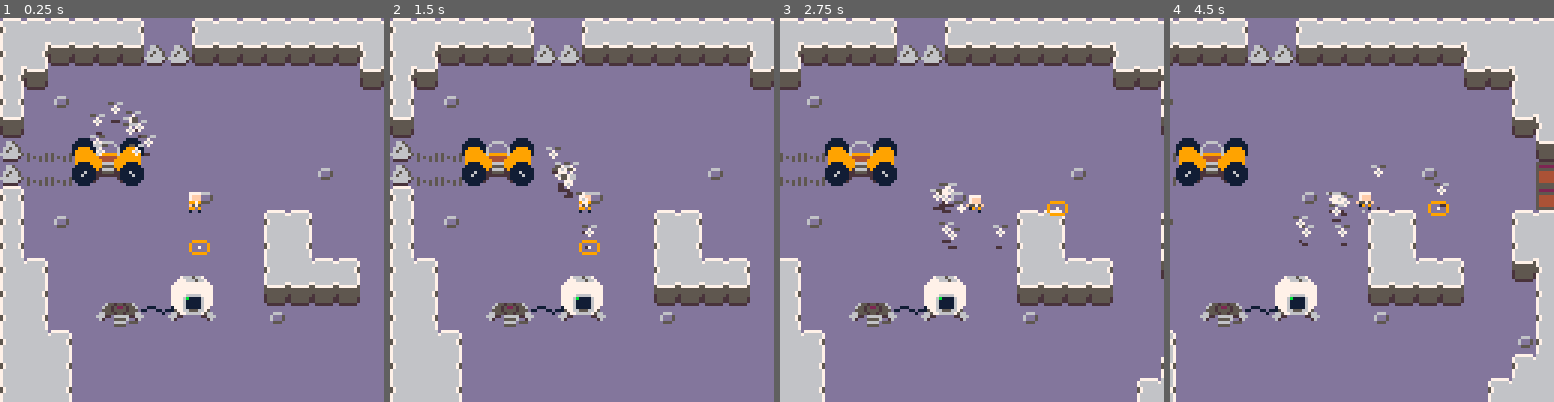
Above: before the commit, frames 1-4 (left to right).
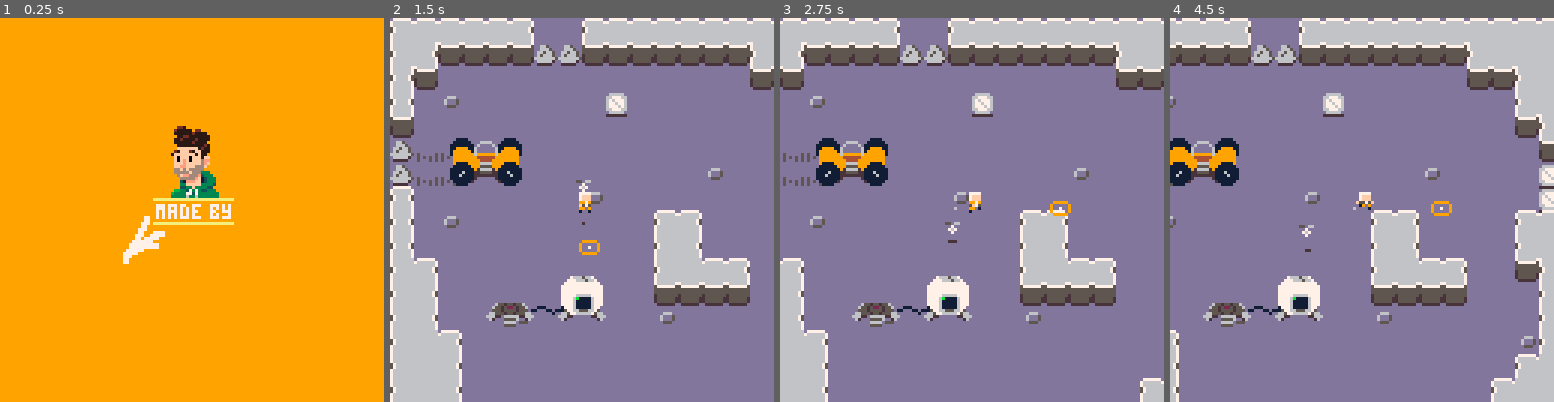
Above: after the commit, the same moments.

Repository: kevinthompson/moonbreak-p8
Game: PICO-8 cartridge moonbreak.p8
Two runs of this game, one before a commit and one after it. Both use one fixed random seed, a clock stepped at 60 frames per second and the inputs below.
Inputs:
- Up to frame 1 (0.25 s): no input
- Up to frame 2 (1.5 s): tap X (X key) at 0.33, 1.07 s; tap O (Z key) at 0.7 s
- Up to frame 3 (2.75 s): hold Right 1.6-2.1 s; tap O (Z key) at 1.7, 2.1, 2.5 s; tap X (X key) at 1.85 s; hold Up 2.15-2.42 s; hold Right from 2.47 s (still down)
- Up to frame 4 (4.5 s): tap O (Z key) every 0.4 s from 2.9 to 4.1 s; tap X (X key) at 2.97, 4.08 s; release Right at 3.03 s; hold Left 3.08-3.58 s; hold Down 3.63-3.97 s; hold Right from 4.02 s (still down)

The runs differ from the first frame. In frame 1, 99% of the frame differs, in the area x 0-100%, y 0-100%; in frame 2, 2.8%; in frame 3, 8.5%; in frame 4, 9.1%.

Commit message:
feat: add destructible obstacles

Diff:
--- a/moonbreak.p8
+++ b/moonbreak.p8
@@ -23,14 +23,15 @@
 #include scripts/entities/entity.lua
 #include scripts/entities/player.lua
 #include scripts/entities/bot.lua
-#include scripts/entities/objective.lua
-#include scripts/entities/energy.lua
+#include scripts/entities/supply.lua
 #include scripts/entities/terminal.lua
 #include scripts/entities/particle.lua
 #include scripts/entities/rover.lua
 #include scripts/entities/pod.lua
 #include scripts/entities/cursor.lua
 #include scripts/entities/machine.lua
+#include scripts/entities/obstacle.lua
+#include scripts/entities/enemy.lua
 
 -- main
 #include scripts/main.lua
@@ -164,16 +165,16 @@
 
 
 __gff__
-0000000000000000808080000000000000000000000000000101010000000000000000000000000000000000000000000000000000000000000000000000000000000001000000000000000001010101000000000000000000000000010101010000000000000000000000000001000000000000000000000000000000000000
+0000000000000000808000000000000000000000000000000101000000000000000000000000000000000000000000000000000000000000000000000000000000000001000000000000000001010101000000000000000000000000010101010000000000000000000000000001000000000000000000000000000000000000
 0000000000000000000000000000000000000000000000000000000000000000000000000000000000000000000000000000000000000000000000000000000000000000000000000000000000000000000000000000000000000000000000000000000000000000000000000000000000000000000000000000000000000000
 __map__
 5d5d5d5d5d5d00005d5d5d5d5d5d5d5d5d5d5d5d5d5d5d5d5d5d5d5d5d5d5d5d5d5d5d5d5d5d5d5d5d5d5d5d5d5d5d5d4242424242424242424242424242424242424242424242424242424242424242424242424242424242424242424242424242424242424242424242424242424242424242424242424242424242424242
 5d5d5d5d5d5d43435d5d5d5d5d5d5d5d5d5d5d5d5d5d5d5d5d5d5d5d5d5d5d5d5d5d5d5d5d5d5d5d5d5d5d5d5d5d5d5d4242424242424242424242424242424242424242424242424242424242424242424242424242424242424242424242424242424242424242424242424242424242424242424242424242424242424242
 5d5d000000000000000000000000005d5d5d5d5d5d5d5d5d5d5d5d5d5d5d5d5d5d5d5d5d5d5d5d5d5d5d5d5d5d5d5d5d4242424242424242424242424242424242424242424242424242424242424242424242424242424242424242424242424242424242424242424242424242424242424242424242424242424242424242
-5d004000000000000000000000000000005d5d5d5d5d5d5d5d5d5d5d5d5d5d5d5d5d5d5d5d5d5d5d5d5d5d5d5d5d5d5d4242424242424242424242424242424242424242424242424242424242424242424242424242424242424242424242424242424242424242424242424242424242424242424242424242424242424242
+5d004000000000000013000000000000005d5d5d5d5d5d5d5d5d5d5d5d5d5d5d5d5d5d5d5d5d5d5d5d5d5d5d5d5d5d5d4242424242424242424242424242424242424242424242424242424242424242424242424242424242424242424242424242424242424242424242424242424242424242424242424242424242424242
 5d000000000000000000000000000000005d5d5d5d5d5d5d5d5d5d5d5d5d5d5d5d5d5d5d5d5d5d5d5d5d5d5d5d5d5d5d4242424242424242424242424242424242424242424242424242424242424242424242424242424242424242424242424242424242424242424242424242424242424242424242424242424242424242
-43070708090a0000000000000000000000005d5d5d5d5d5d5d5d0000005d5d5d5d5d5d5d5d5d5d5d5d5d5d5d5d5d5d5d4242424242424242424242424242424242424242424242424242424242424242424242424242424242424242424242424242424242424242424242424242424242424242424242424242424242424242
-43070718191a0000000000000040000000001300000000000000000000005d5d5d5d5d5d5d5d5d5d5d5d5d5d5d5d5d5d4242424242424242424242424242424242424242424242424242424242424242424242424242424242424242424242424242424242424242424242424242424242424242424242424242424242424242
+4307070000000000000000000000000000005d5d5d5d5d5d5d5d0000005d5d5d5d5d5d5d5d5d5d5d5d5d5d5d5d5d5d5d4242424242424242424242424242424242424242424242424242424242424242424242424242424242424242424242424242424242424242424242424242424242424242424242424242424242424242
+4307070000000000000000000040000000001300000000000000000000005d5d5d5d5d5d5d5d5d5d5d5d5d5d5d5d5d5d4242424242424242424242424242424242424242424242424242424242424242424242424242424242424242424242424242424242424242424242424242424242424242424242424242424242424242
 5d00000000000000400000000000000000001300000000000000000000005d5d5d5d5d5d5d5d5d5d5d5d5d5d5d5d5d5d4242424242424242424242424242424242424242424242424242424242424242424242424242424242424242424242424242424242424242424242424242424242424242424242424242424242424242
 5d004000000000000000005d5d000000005d5d5d5d5d5d5d5d00000000005d5d5d5d5d5d5d5d5d5d5d5d5d5d5d5d5d5d4242424242424242424242424242424242424242424242424242424242424242424242424242424242424242424242424242424242424242424242424242424242424242424242424242424242424242
 5d000000000000000000005d5d000000005d5d5d5d5d5d5d5d00000000005d5d5d5d5d5d5d5d5d5d5d5d5d5d5d5d5d5d4242424242424242424242424242424242424242424242424242424242424242424242424242424242424242424242424242424242424242424242424242424242424242424242424242424242424242
--- a/scripts/entities/bot.lua
+++ b/scripts/entities/bot.lua
@@ -1,4 +1,6 @@
 bot = entity:extend({
+  layer = 2,
+
   width = 5,
   height = 4,
 
@@ -45,6 +47,14 @@
     target = { x=t.x, y=t.y }
     animation_frames = 30
     animation_frame = 0
+  end,
+
+  attack = function(_ENV, new_target)
+    target = new_target
+    state = "attack"
+
+    del(player.bots, _ENV)
+    add(target.bots, _ENV)
   end,
 
   carry = function(_ENV, new_target)
@@ -108,11 +118,7 @@
 
       -- find target
       for e in all(entity.objects) do
-
-        -- TODO: on screen check
-        -- TODO: check collision layers
-        -- TODO: move to entity class
-        if e.type == objective
+        if count({supply, obstacle, enemy}, e.type) > 0
         and ccol({ x=x, y=y, r=target_radius }, e)
         then
           local entity_dist = dist(_ENV, e)
@@ -123,18 +129,24 @@
         end
       end
 
-      if (new_target) _ENV:carry(new_target)
+      if (new_target) then
+        if new_target.type == supply then
+          _ENV:carry(new_target)
+        elseif new_target.type == obstacle then
+          _ENV:attack(new_target)
+        end
+      end
 
       if not target then
         state = "idle"
       end
     end,
 
-    carry = function(_ENV, new_target)
+    carry = function(_ENV)
       _ENV:follow(target)
     end,
 
-    attack = function(_ENV, target)
+    attack = function(_ENV)
       _ENV:follow(target)
 
       attack_timer -= 1
--- /dev/null
+++ b/scripts/entities/collector.lua
@@ -0,0 +1,9 @@
+collector = entity:extend({
+  update = function(_ENV)
+
+  end,
+
+  draw = function(_ENV)
+    ? "c", x, y
+  end
+})
--- /dev/null
+++ b/scripts/entities/enemy.lua
@@ -0,0 +1,9 @@
+enemy = obstacle:extend({
+  update = function(_ENV)
+
+  end,
+
+  draw = function(_ENV)
+    ? "e", x, y
+  end
+})
--- a/scripts/entities/energy.lua
+++ /dev/null
@@ -1,27 +0,0 @@
-energy = entity:extend({
-  speed = .8,
-  r=3,
-  a=0,
-
-  update = function(_ENV)
-    speed += .2
-
-    local tx = cx + 108
-    local ty = cy + 4
-    local ta = atan2(tx-x,ty-y)
-
-    a += ta > a and .05 or -.05
-    x += cos(a) * speed
-    y += sin(a) * speed
-
-    if ccol(_ENV,{x=tx,y=ty,r=5}) then
-      _ENV:destroy()
-      sfx(1)
-      player.energy += 1
-    end
-  end,
-
-  draw = function(_ENV)
-    sspr(29,0,3,3,x,y)
-  end
-})
--- a/scripts/entities/entity.lua
+++ b/scripts/entities/entity.lua
@@ -14,6 +14,7 @@
   elevation = 0,
   speed = 1,
   path = {},
+  layer = 1,
 
   -- follow
   follow_distance = 0,
@@ -168,7 +169,7 @@
       local tile = mget(x\8,y\8)
       local shadow_scale = 1 / (elevation*.5 + 1)
       local shadow_width = width * shadow_scale
-      line(x-shadow_width/2 + ox,y + oy,x-1+shadow_width/2 + ox,y + oy,14)
+      line(x-shadow_width/2 + ox,y + 1 + oy,x-1+shadow_width/2 + ox,y + 1 + oy,14)
     end
   end,
 
--- a/scripts/entities/machine.lua
+++ b/scripts/entities/machine.lua
@@ -1,4 +1,6 @@
 machine = entity:extend({
+  layer = 0,
+
   draw = function(_ENV)
     for wx=x+4,x+20 do
       pset(wx,y+1 + sin(wx/8), 1)
--- /dev/null
+++ b/scripts/entities/obstacle.lua
@@ -0,0 +1,24 @@
+obstacle = entity:extend({
+  sprite = 67,
+  health = 5,
+  solid = true,
+  hitbox = {-4,4,-7,1},
+
+  hit = function(_ENV)
+    sfx(0)
+    health -= 1
+    flash_timer = 5
+  end,
+
+  update = function(_ENV)
+    entity.update(_ENV)
+
+    if health <= 0 then
+      _ENV:destroy()
+    end
+  end,
+
+  draw = function(_ENV)
+    spr(sprite, x - 4, y - 7)
+  end
+})
--- a/scripts/entities/player.lua
+++ b/scripts/entities/player.lua
@@ -9,7 +9,6 @@
 
   speed=0.5,
   bots = {},
-  energy = 0,
 
   -- features
   dust_timer = 0,
--- /dev/null
+++ b/scripts/entities/spawner.lua
@@ -0,0 +1,9 @@
+spawner = entity:extend({
+  update = function(_ENV)
+
+  end,
+
+  draw = function(_ENV)
+    ? "s", x, y
+  end
+})
--- a/scripts/entities/objective.lua
+++ b/scripts/entities/supply.lua
@@ -1,14 +1,12 @@
-objective = entity:extend({
-  x = 64,
-  y = 64,
+supply = entity:extend({
   bots = {},
+  width = 7,
+  height = 7,
 
   solid = true,
-  health = 5,
-  energy_count = 5,
-  bots_required = 3,
-
-  hitbox = {-4,4,-7,1},
+  shadow = true,
+  bots_required = 1,
+  hitbox = {-3,3,-5,1},
 
   on_follow_stop = function(_ENV)
     state = "idle"
@@ -27,39 +25,15 @@
 
   update = function(_ENV)
     entity.update(_ENV)
-    if health <= 0 then
-      _ENV:destroy()
-    end
   end,
 
   draw = function(_ENV)
-    spr(19,x - width/2, y - 7 - elevation)
-  end,
-
-  hit = function(_ENV)
-    sfx(0)
-    health -= 1
-    flash_timer = 5
-  end,
-
-  destroy = function(_ENV)
-    if health <= 0 then
-      entity.destroy(_ENV)
-
-      for i=1, energy_count do
-        energy:new({
-          x = x,
-          y = y,
-          a = rnd()
-        })
-      end
-    end
+    spr(19,x - width/2, y - 6 - elevation)
   end,
 
   states = {
     idle = function(_ENV)
       solid = true
-      shadow = false
       elevation = lerp(elevation, 0, .8)
     end,
 
--- a/scripts/main.lua
+++ b/scripts/main.lua
@@ -1,5 +1,5 @@
 function _init()
-  scene:load(game)
+  scene:load(splash)
 end
 
 function _update60()
--- a/scripts/scenes/game.lua
+++ b/scripts/scenes/game.lua
@@ -10,8 +10,12 @@
       for my=0,63 do
         local tile = mget(mx,my)
 
-        if tile == 19 then
-          objective:new({
+        local tiles = {}
+        tiles[19] = supply
+        tiles[67] = obstacle
+
+        if tiles[tile] then
+          tiles[tile]:new({
             x = 4 + mx * 8,
             y = 7 + my * 8
           })
@@ -22,7 +26,7 @@
     end
 
     -- testing bots
-    for i=1,10 do
+    for i=1,1 do
       add(player.bots,bot:new({
         target = player,
         x = player.x - 32 + rnd(16),
@@ -31,7 +35,7 @@
     end
 
     -- interactive elements
-    -- rover:new({ x = 32, y = 55 })
+    rover:new({ x = 32, y = 55 })
     g.machines = {
       machine:new({ x = 40, y = 96 })
     }
@@ -46,7 +50,9 @@
   end,
 
   draw=function(_ENV)
-    sort(entity.objects)
+    sort(entity.objects, "y")
+    sort(entity.objects, "layer")
+
     cls(13)
 
     -- draw shadows
@@ -85,11 +91,6 @@
     spr(2,cx+4,cy+mcy)
     spr(0,cx+12,cy+mcy+1)
     print(#player.bots,cx+20,cy+mcy+2,7)
-
-    -- show energy count
-    spr(4,cx+104,cy+mcy+1)
-    spr(0,cx+112,cy+mcy+1)
-    print(player.energy,cx+120,cy+mcy+2,7)
   end
 })
 
--- a/scripts/scenes/splash.lua
+++ b/scripts/scenes/splash.lua
@@ -45,7 +45,15 @@
       wait(30)
 
       pal()
-      scene:load(game)
+      scene:load(title)
     end)
   end,
+
+  update = function(_ENV)
+    if btnp(5) then
+      async:reset()
+      scene:load(title)
+      sfx(-1)
+    end
+  end,
 })
--- a/scripts/scenes/title.lua
+++ b/scripts/scenes/title.lua
@@ -1 +1,20 @@
-title = scene:extend()
+title = scene:extend({
+  init = function(_ENV)
+    reset_palette()
+  end,
+
+  update = function(_ENV)
+    if btnp(5) then
+      scene:load(game)
+    end
+  end,
+
+  draw = function(_ENV)
+    cls(1)
+    tprint(function()
+      printc("moonbreak",32,7,6)
+    end)
+
+    printc("press ❎ to start",96,6)
+  end
+})
--- a/scripts/utilities/async.lua
+++ b/scripts/utilities/async.lua
@@ -1,5 +1,9 @@
-async = class:extend({
+async = class:new({
   coroutines = {},
+
+  reset = function(_ENV)
+    coroutines = {}
+  end,
 
   call = function(_ENV,func)
     add(coroutines,cocreate(func))
--- a/scripts/utilities/class.lua
+++ b/scripts/utilities/class.lua
@@ -1,14 +1,4 @@
 class=setmetatable({
-  new=function(_ENV,tbl)
-    tbl=tbl or {}
-    setmetatable(tbl,_ENV)
-    tbl.type = _ENV
-    tbl:init()
-    return tbl
-  end,
-
-  init = _noop,
-
   extend=function(_ENV,tbl)
     tbl=tbl or {}
     tbl.__index = tbl
@@ -18,5 +8,16 @@
     })
 
     return tbl
-  end
+  end,
+
+  new=function(_ENV,tbl)
+    tbl=tbl or {}
+    setmetatable(tbl,_ENV)
+    tbl.type = _ENV
+    tbl:init()
+    return tbl
+  end,
+
+  init = _noop
 },{__index=_ENV})
+class.__index = class
--- a/scripts/utilities/globals.lua
+++ b/scripts/utilities/globals.lua
@@ -6,7 +6,10 @@
 
 -- enable extended palette
 poke(0x5f2e,1)
-pal({129,2,3,4,5,6,7,8,9,137,11,12,13,133,15,0},1)
+
+reset_palette = function()
+  pal({129,2,3,4,5,6,7,8,9,137,11,12,13,133,15,0},1)
+end
 
 -- camera setup
 cx = 0
--- a/scripts/utilities/helpers.lua
+++ b/scripts/utilities/helpers.lua
@@ -9,6 +9,12 @@
 function prints(str,x,y,clr)
 	print(str,x,y+1,0)
 	print(str,x,y,clr)
+end
+
+function tprint(func)
+  poke(0x5f58,0x81)
+  func()
+  poke(0x5f58,0x01)
 end
 
 -- left pad
Not shown, changed: 24 lines of the sprite sheet (__gfx__) section of moonbreak.p8
